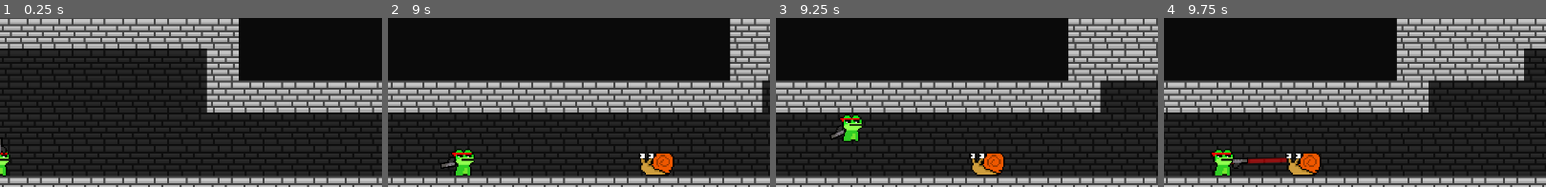
Above: before the commit, frames 1-4 (left to right).
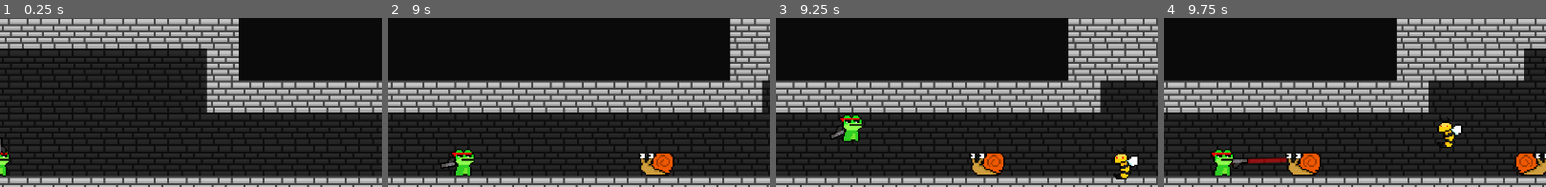
Above: after the commit, the same moments.

Repository: DylanMather2004/Gunphibian
Game: Godot game, scene res://Scenes/Test Scenes/level_generator.tscn
Two runs of this game, one before a commit and one after it. Both use one fixed random seed, a clock stepped at 60 frames per second and the inputs below.
Inputs (mouse positions are % of the whole screen's width and height, from its top left):
- Up to frame 1 (0.25 s): no input
- Up to frame 2 (9 s): tap Enter at 0.5 s; move the mouse to (72, 57) at 0.52 s; hold Right mouse button (Lick) 0.53-1.28 s; hold D (Right) 0.53-2.03 s; tap Space (Jump) at 0.77, 1.52, 3.02, 3.77, 4.52, 6.02, 6.77, 7.52 s; move the mouse to (30, 70) at 1.27 s; click (30, 70) at 1.35 s; move the mouse to (60, 36) at 2.02 s; hold A (Left) 2.03-2.78 s; hold Right mouse button (Lick) 2.03-2.78 s; move the mouse to (45, 89) at 2.77 s; hold D (Right) 2.78-4.28 s; click (45, 89) at 2.85 s; move the mouse to (80, 83) at 3.52 s; hold Right mouse button (Lick) 3.53-4.28 s; move the mouse to (20, 44) at 4.27 s; hold A (Left) 4.28-5.03 s; click (20, 44) at 4.35 s; move the mouse to (55, 64) at 5.02 s; hold D (Right) 5.03-5.78 s; hold Right mouse button (Lick) 5.03-5.78 s; move the mouse to (35, 32) at 5.77 s; hold A (Left) 5.78-7.28 s; click (35, 32) at 5.85 s; move the mouse to (72, 57) at 6.52 s; hold Right mouse button (Lick) 6.53-7.28 s; move the mouse to (30, 70) at 7.27 s; hold D (Right) from 7.28 s (still down); click (30, 70) at 7.35 s; move the mouse to (60, 36) at 8.02 s; hold Right mouse button (Lick) 8.03-8.78 s; move the mouse to (45, 89) at 8.77 s; click (45, 89) at 8.85 s
- Up to frame 3 (9.25 s): keep holding D (Right); tap Space (Jump) at 9.02 s
- Up to frame 4 (9.75 s): move the mouse to (80, 83) at 9.52 s; release D (Right) at 9.53 s; hold A (Left) from 9.53 s (still down); hold Right mouse button (Lick) from 9.53 s (still down)
The pictures show only the part of the screen within x 50-100%, y 42-92%; the shares and areas given below are measured in that part.

Frames 1-2 are identical in both runs. In frame 3, 0.6% of the frame differs, in the area x 88-95%, y 76-96%; in frame 4, 1.5%, in the area x 71-100%, y 58-94%.

Commit message:
Hurt Animation added, More spawners added to rooms

Diff:
--- a/Scenes/Prefabs/Characters/Enemies/wasp.tscn
+++ b/Scenes/Prefabs/Characters/Enemies/wasp.tscn
@@ -8,7 +8,7 @@
 size = Vector2(16, 20)
 
 [sub_resource type="CircleShape2D" id="CircleShape2D_wxu23"]
-radius = 112.0
+radius = 128.0
 
 [sub_resource type="RectangleShape2D" id="RectangleShape2D_dtsw1"]
 size = Vector2(42, 42)
@@ -37,6 +37,7 @@
 [node name="StingPoint" type="Node2D" parent="."]
 
 [node name="WallChecker" type="Area2D" parent="."]
+collision_layer = 2
 
 [node name="CollisionShape2D" type="CollisionShape2D" parent="WallChecker"]
 shape = SubResource("RectangleShape2D_dtsw1")
--- a/Scenes/Prefabs/Characters/player.tscn
+++ b/Scenes/Prefabs/Characters/player.tscn
@@ -8,6 +8,77 @@
 
 [sub_resource type="RectangleShape2D" id="RectangleShape2D_v3why"]
 size = Vector2(18, 27)
+
+[sub_resource type="Animation" id="Animation_r4tan"]
+resource_name = "base"
+tracks/0/type = "value"
+tracks/0/imported = false
+tracks/0/enabled = true
+tracks/0/path = NodePath("Sprite2D:modulate")
+tracks/0/interp = 1
+tracks/0/loop_wrap = true
+tracks/0/keys = {
+"times": PackedFloat32Array(0, 1),
+"transitions": PackedFloat32Array(1, 1),
+"update": 0,
+"values": [Color(1, 1, 1, 1), Color(1, 1, 1, 1)]
+}
+
+[sub_resource type="Animation" id="Animation_7fjqd"]
+length = 0.001
+tracks/0/type = "value"
+tracks/0/imported = false
+tracks/0/enabled = true
+tracks/0/path = NodePath("Sprite2D:modulate")
+tracks/0/interp = 1
+tracks/0/loop_wrap = true
+tracks/0/keys = {
+"times": PackedFloat32Array(0),
+"transitions": PackedFloat32Array(1),
+"update": 0,
+"values": [Color(1, 1, 1, 1)]
+}
+
+[sub_resource type="Animation" id="Animation_ecwdy"]
+resource_name = "Hurt"
+length = 0.1
+tracks/0/type = "value"
+tracks/0/imported = false
+tracks/0/enabled = true
+tracks/0/path = NodePath("Sprite2D:modulate")
+tracks/0/interp = 1
+tracks/0/loop_wrap = true
+tracks/0/keys = {
+"times": PackedFloat32Array(0, 0.1),
+"transitions": PackedFloat32Array(1, 1),
+"update": 0,
+"values": [Color(100, 0, 0, 1), Color(1, 1, 1, 1)]
+}
+
+[sub_resource type="Animation" id="Animation_bqgvd"]
+resource_name = "IFrame"
+length = 0.4
+loop_mode = 1
+tracks/0/type = "value"
+tracks/0/imported = false
+tracks/0/enabled = true
+tracks/0/path = NodePath("Sprite2D:modulate")
+tracks/0/interp = 1
+tracks/0/loop_wrap = true
+tracks/0/keys = {
+"times": PackedFloat32Array(0, 0.2, 0.4),
+"transitions": PackedFloat32Array(1, 1, 1),
+"update": 0,
+"values": [Color(1, 1, 1, 1), Color(1, 1, 1, 0.176471), Color(1, 1, 1, 1)]
+}
+
+[sub_resource type="AnimationLibrary" id="AnimationLibrary_wc21y"]
+_data = {
+"Hurt": SubResource("Animation_ecwdy"),
+"IFrame": SubResource("Animation_bqgvd"),
+"RESET": SubResource("Animation_7fjqd"),
+"base": SubResource("Animation_r4tan")
+}
 
 [node name="Player" type="CharacterBody2D" groups=["Player"]]
 script = ExtResource("1_d4tga")
@@ -47,4 +118,9 @@
 
 [node name="IFrameTimer" type="Timer" parent="."]
 
+[node name="AnimationPlayer" type="AnimationPlayer" parent="."]
+libraries = {
+"": SubResource("AnimationLibrary_wc21y")
+}
+
 [connection signal="timeout" from="IFrameTimer" to="." method="_on_i_frame_timer_timeout"]
--- a/Scenes/Prefabs/Rooms/small_room_002.tscn
+++ b/Scenes/Prefabs/Rooms/small_room_002.tscn
@@ -1,8 +1,9 @@
-[gd_scene load_steps=8 format=3 uid="uid://2unt7op7svry"]
+[gd_scene load_steps=9 format=3 uid="uid://2unt7op7svry"]
 
 [ext_resource type="Texture2D" uid="uid://cxugu775g6rnk" path="res://Art/Tilesets/Brick-002.png" id="1_r48mc"]
 [ext_resource type="PackedScene" uid="uid://cj1ayniphx3jd" path="res://Scenes/Prefabs/World/enemy_spawner.tscn" id="2_fdkxs"]
 [ext_resource type="PackedScene" uid="uid://74qvrk8yt17x" path="res://Scenes/Prefabs/Characters/Enemies/snail.tscn" id="3_2snmx"]
+[ext_resource type="PackedScene" uid="uid://djdc3im4vvdji" path="res://Scenes/Prefabs/Characters/Enemies/wasp.tscn" id="4_vbanq"]
 
 [sub_resource type="TileSetAtlasSource" id="TileSetAtlasSource_wvuii"]
 texture = ExtResource("1_r48mc")
@@ -87,5 +88,5 @@
 layer_0/tile_data = PackedInt32Array(-327680, 0, 0, -262144, 0, 0, -196608, 0, 0, -131072, 0, 0, -327679, 0, 0, -262143 …(517 unchanged characters)…
 
 [node name="EnemySpawner" parent="." instance=ExtResource("2_fdkxs")]
-position = Vector2(160, -88)
-Enemies = [ExtResource("3_2snmx")]
+position = Vector2(160, -112)
+Enemies = [ExtResource("3_2snmx"), ExtResource("4_vbanq")]
--- a/Scenes/Prefabs/Rooms/tall_room_002.tscn
+++ b/Scenes/Prefabs/Rooms/tall_room_002.tscn
@@ -1,9 +1,10 @@
-[gd_scene load_steps=9 format=3 uid="uid://lxrsdltsrh8s"]
+[gd_scene load_steps=10 format=3 uid="uid://lxrsdltsrh8s"]
 
 [ext_resource type="Texture2D" uid="uid://cxugu775g6rnk" path="res://Art/Tilesets/Brick-002.png" id="1_v6d2o"]
 [ext_resource type="PackedScene" uid="uid://bmht2rmdlk4ia" path="res://Scenes/Prefabs/World/bubble.tscn" id="2_jv0qj"]
 [ext_resource type="PackedScene" uid="uid://cj1ayniphx3jd" path="res://Scenes/Prefabs/World/enemy_spawner.tscn" id="3_vrqd0"]
 [ext_resource type="PackedScene" uid="uid://74qvrk8yt17x" path="res://Scenes/Prefabs/Characters/Enemies/snail.tscn" id="4_yv8qj"]
+[ext_resource type="PackedScene" uid="uid://djdc3im4vvdji" path="res://Scenes/Prefabs/Characters/Enemies/wasp.tscn" id="5_5hs7d"]
 
 [sub_resource type="TileSetAtlasSource" id="TileSetAtlasSource_wvuii"]
 texture = ExtResource("1_v6d2o")
@@ -93,3 +94,7 @@
 [node name="EnemySpawner" parent="." instance=ExtResource("3_vrqd0")]
 position = Vector2(288, 208)
 Enemies = [ExtResource("4_yv8qj")]
+
+[node name="EnemySpawner2" parent="." instance=ExtResource("3_vrqd0")]
+position = Vector2(184, 80)
+Enemies = [ExtResource("5_5hs7d")]
--- a/Scripts/Character Scripts/Enemies/Wasp.gd
+++ b/Scripts/Character Scripts/Enemies/Wasp.gd
@@ -6,10 +6,10 @@
 var direction = Vector2.ZERO
 var rng = RandomNumberGenerator.new()
 var target:Node2D = null
-@export var wait_time=5
+@export var wait_time=2
 var current_time=0
 @export var fire_rate = 2
-var move_speed = 500
+@export var move_speed = 200
 var can_fire = false
 @export var stinger_pref:PackedScene
 
@@ -24,6 +24,10 @@
 		STATES.PATROL:
 			velocity=direction*move_speed
 			move_and_slide()
+			current_time+=delta
+			if current_time>=wait_time:
+				current_time=0
+				state=STATES.IDLE
 		STATES.SHOOT:
 			$StingPoint.look_at(target.global_position)
 			if can_fire:
@@ -67,4 +71,4 @@
 
 func _on_wall_checker_body_entered(body):
 	if state == STATES.PATROL:
-		_set_dir()
+		direction = -direction
--- a/Scripts/Character Scripts/Player.gd
+++ b/Scripts/Character Scripts/Player.gd
@@ -28,7 +28,8 @@
 
 func _physics_process(delta):
 	if invincible:
-		print('invincible')
+		if !$AnimationPlayer.is_playing():
+			$AnimationPlayer.play("IFrame")
 	if jumpBuffer > 0.0:
 		jumpBuffer-=delta
 		print(jumpBuffer)
@@ -76,6 +77,7 @@
 func change_health(change):
 	if change<0&&invincible==false:
 		health+=change
+		$AnimationPlayer.play("Hurt")
 		start_i_frames()
 	else:
 		health+=change
@@ -89,5 +91,7 @@
 	invincible=true
 	$IFrameTimer.start(i_frames)
 
+
 func _on_i_frame_timer_timeout():
 	invincible=false
+	$AnimationPlayer.play("base")
Not shown: 1 places in Scenes/Prefabs/Characters/player.tscn that only renumber resources
